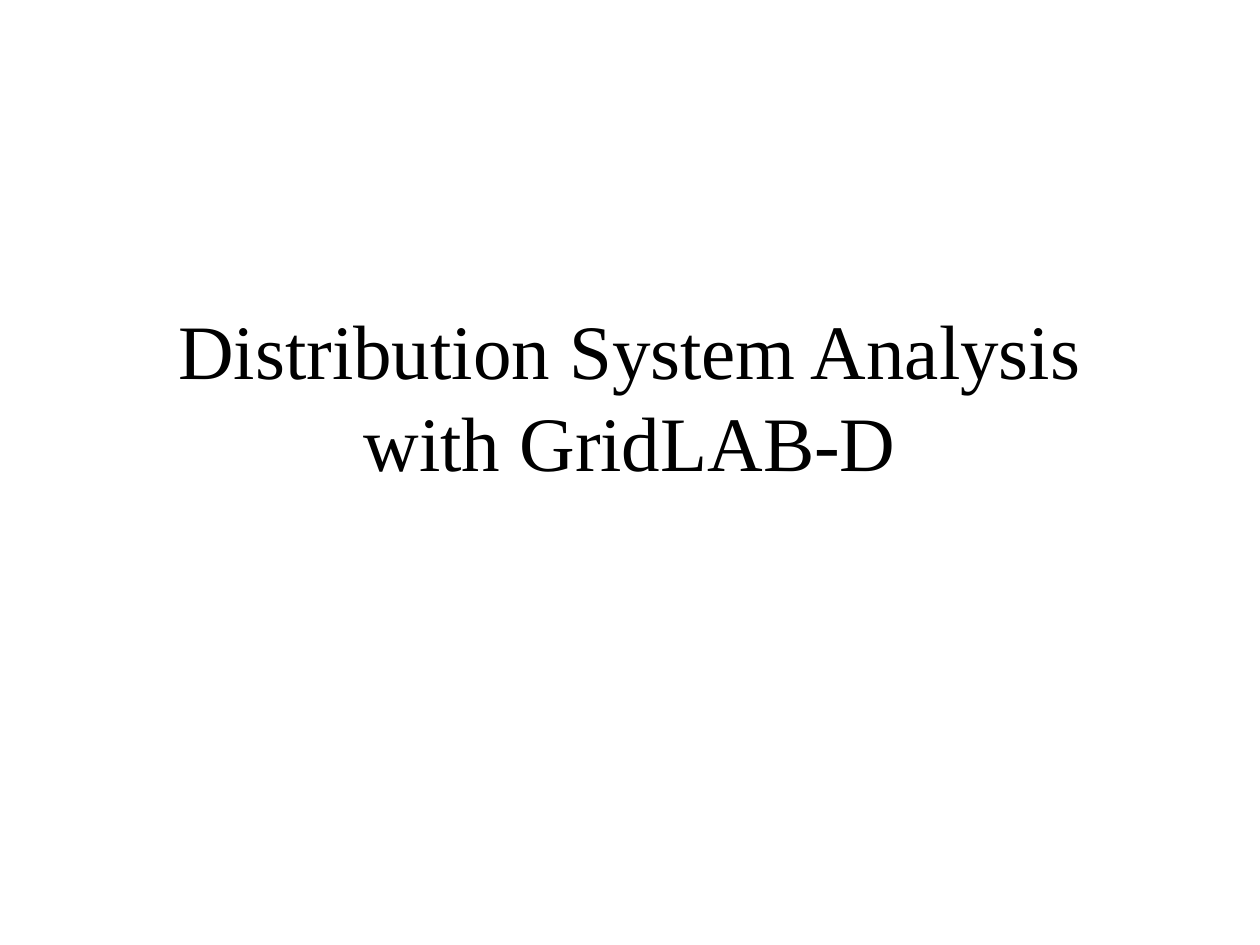
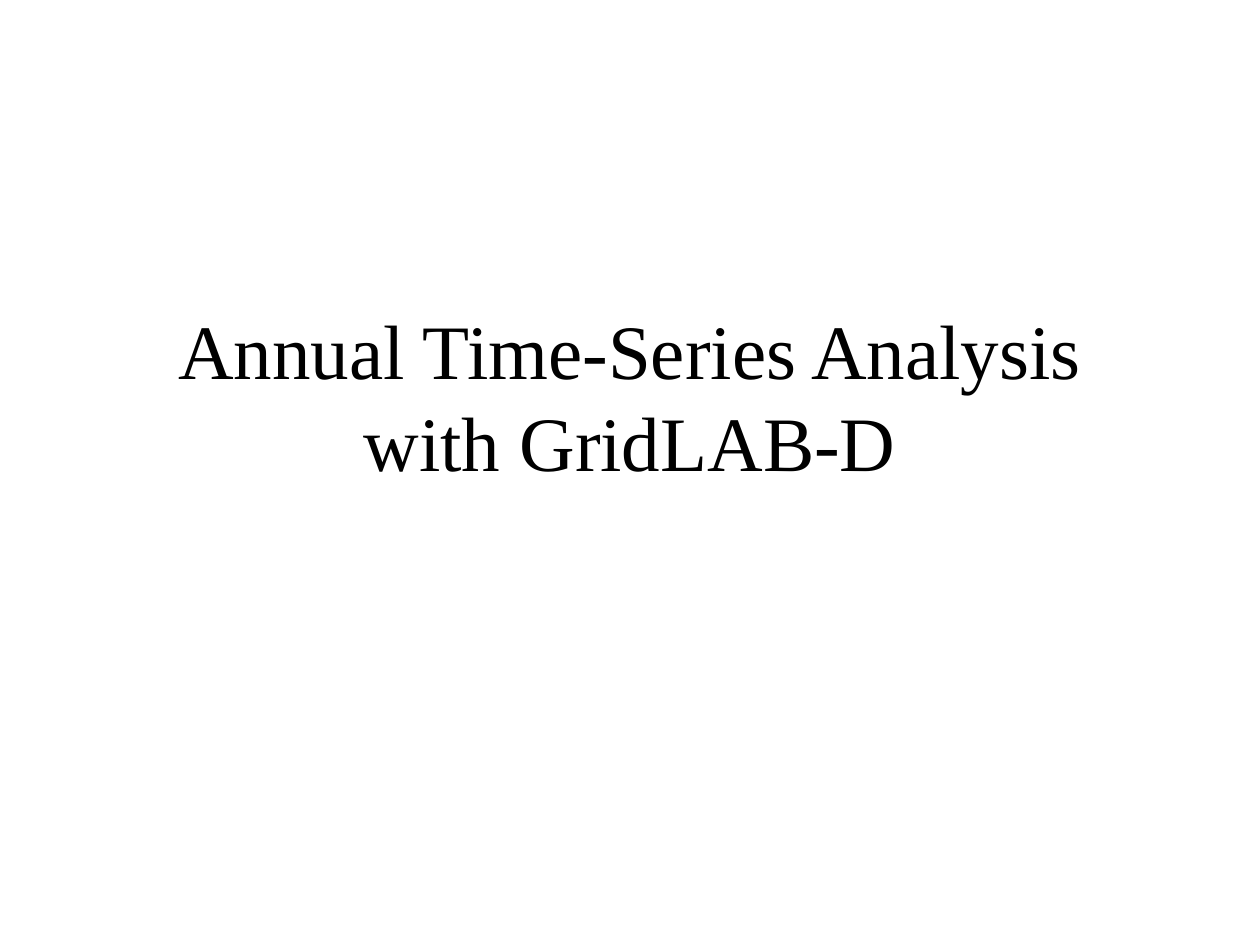
Before and after one commit to gridlab-d/course, a slide deck: slide 1 of Distribution Analysis Course/1.0 - Anual Analysis.ppt. Drawn at 1260x945 pixels with LibreOffice and Linux fonts; fonts in the diff are those of the drawing. Boxes give left, top, right and bottom in pixels: in the first picture for what was removed or moved away, otherwise in the second. Text is boxed around its words. In the diff, an @@ line names an element or a change of style, - is before the commit and + after.

```diff
--- a/Distribution Analysis Course/1.0 - Anual Analysis.ppt
+++ b/Distribution Analysis Course/1.0 - Anual Analysis.ppt
@@ title at <box>178,325,1080,472</box>: text changed @@
-Distribution System Analysis with GridLAB-D
+Annual Time-Series Analysis with GridLAB-D
```
Also in this commit, not shown: 6 slides added, 1 slide removed, 4 other files.
